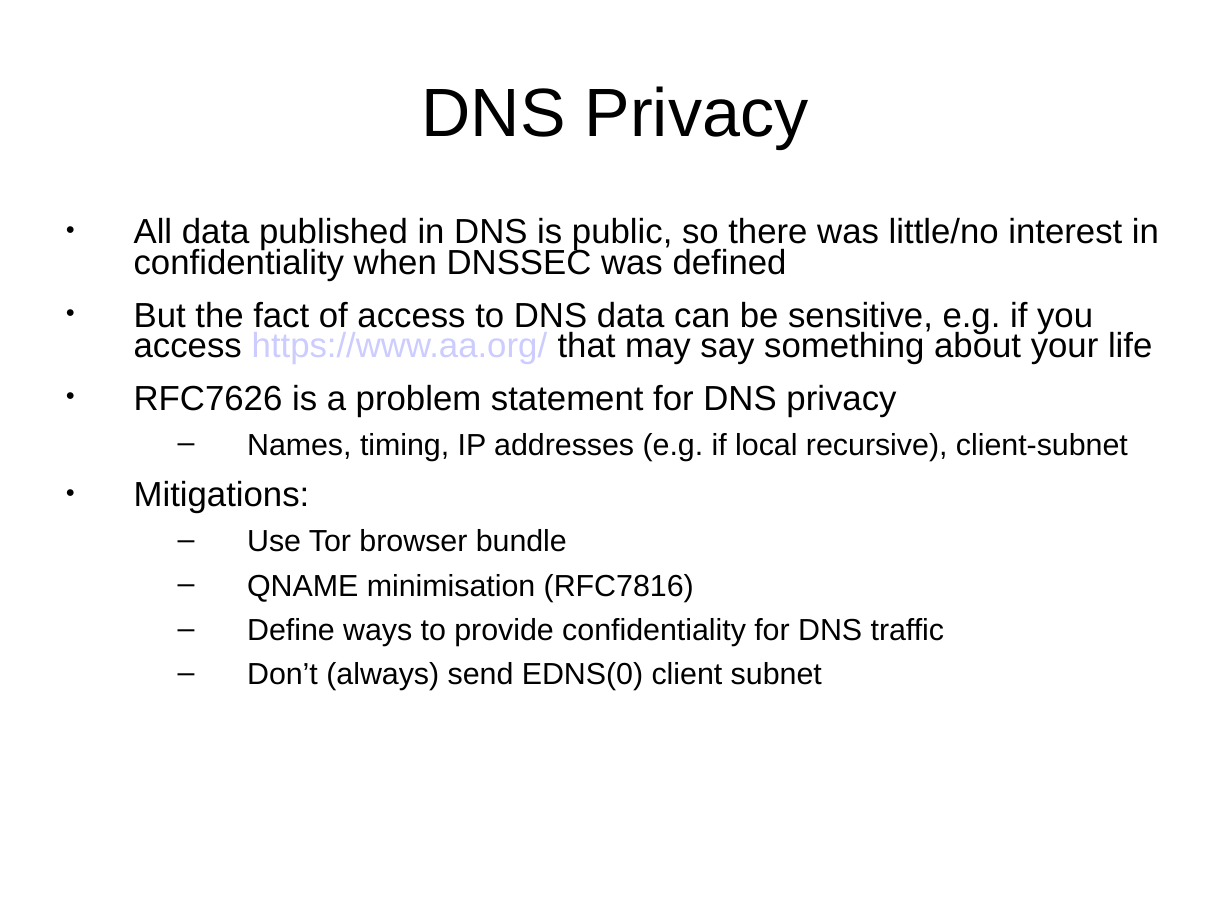
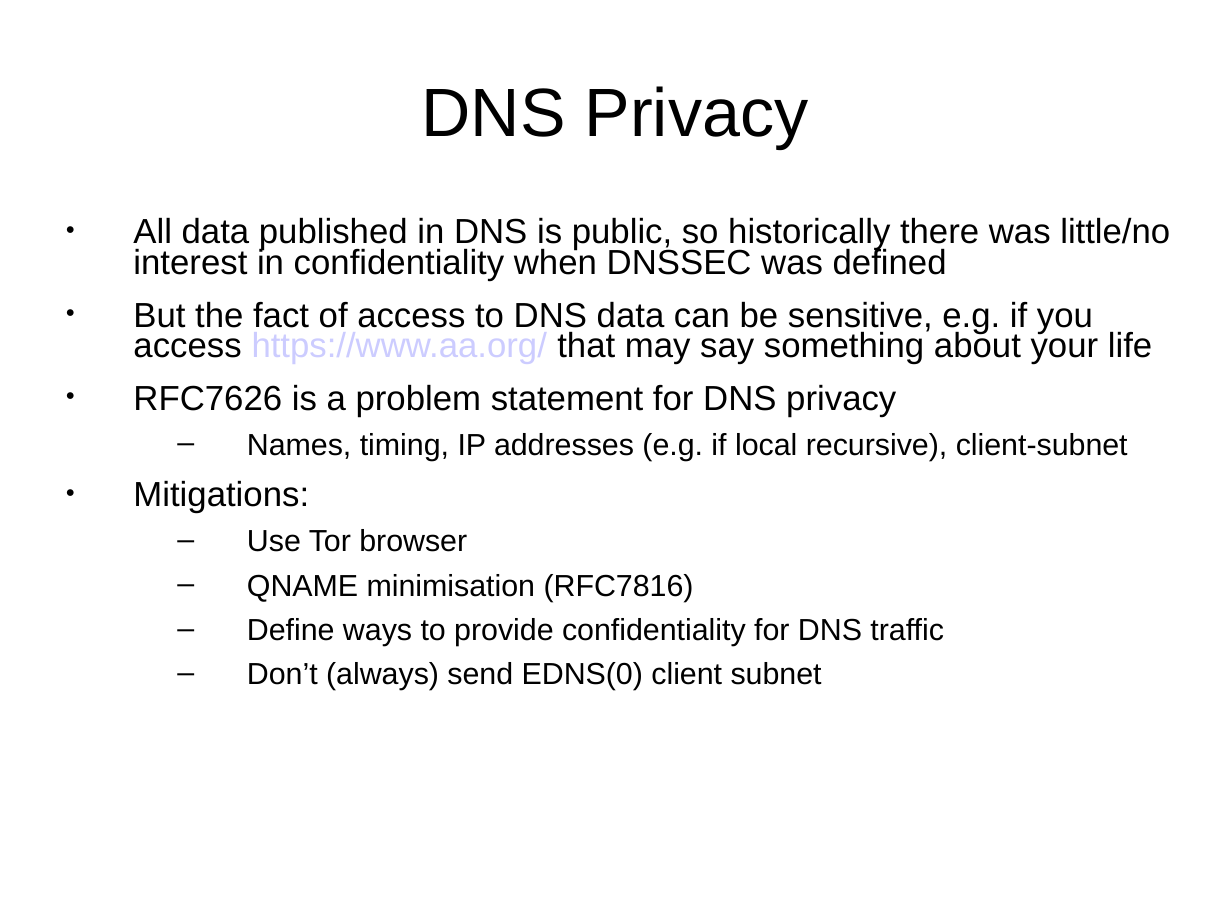
Before and after one commit to sftcd/cs7053, a slide deck: slide 18 of 2016lectures/10-dns.ppt (slide 14 before the commit). Drawn at 1232x924 pixels with LibreOffice and Linux fonts; fonts in the diff are those of the drawing. Boxes give left, top, right and bottom in pixels: in the first picture for what was removed or moved away, otherwise in the second. Text is boxed around its words. In the diff, an @@ line names an element or a change of style, - is before the commit and + after.

```diff
--- a/2016lectures/10-dns.ppt
+++ b/2016lectures/10-dns.ppt
@@ text at [133,217,1170,281]: text changed @@
-● All data published in DNS is public, so there was little/no interest in confidentiality when DNSSEC was defined
+● All data published in DNS is public, so historically there was little/no interest in confidentiality when DNSSEC was defined
@@ text at [247,529,467,552]: text changed @@
-  – Use Tor browser bundle
+  – Use Tor browser
```
Also in this commit, not shown: 14 other slides changed, 4 slides added, 2 other files.
